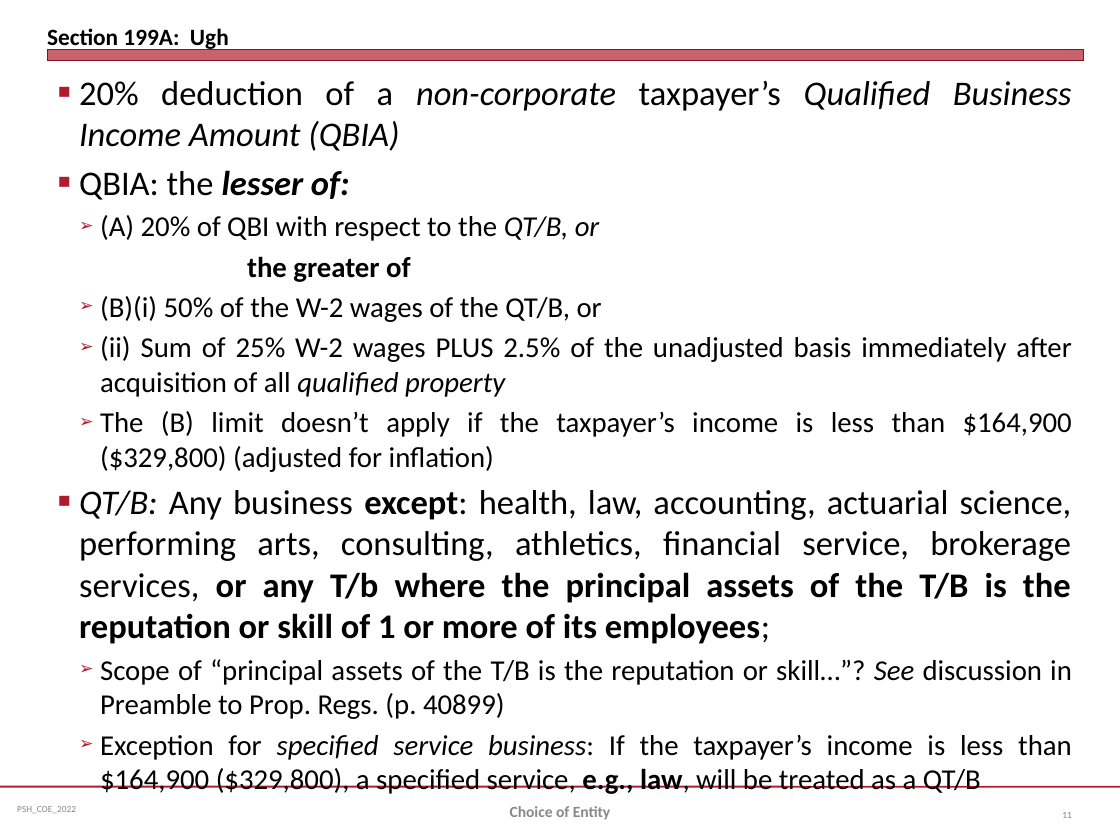
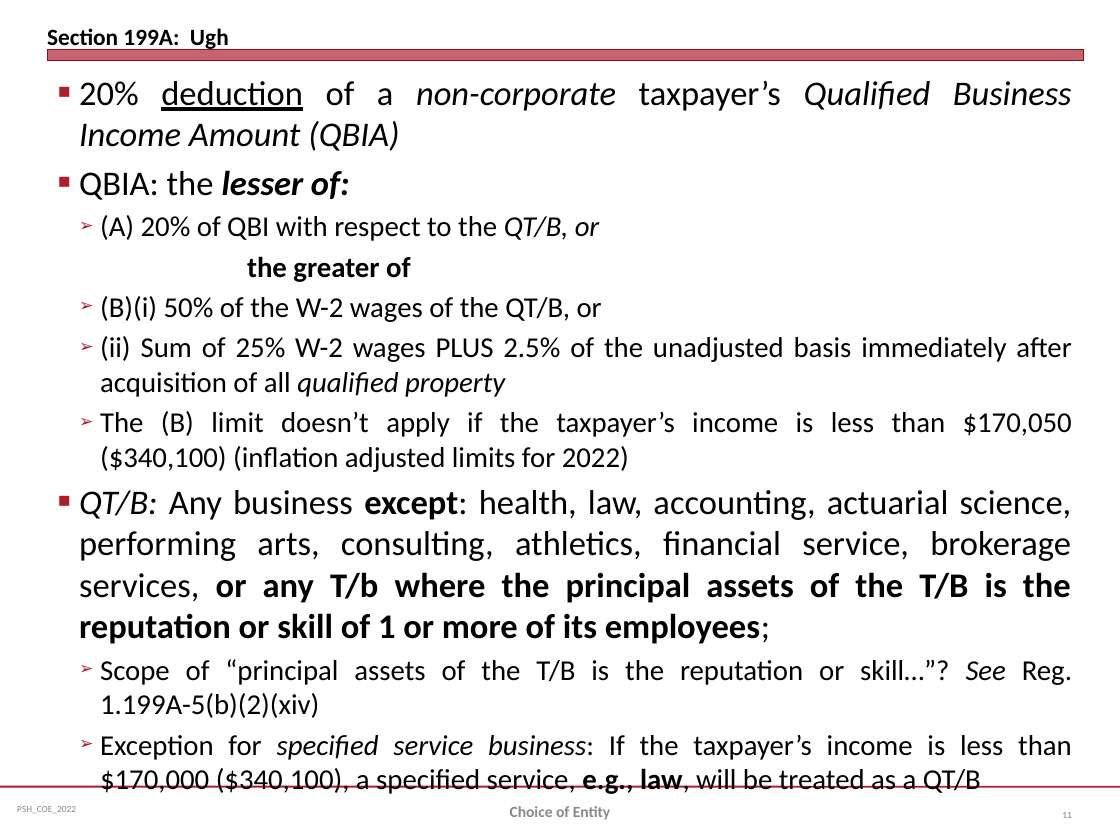
Before and after one commit to jmc877/Partnership-Tax, a slide deck: slide 11 of slides/PSH_COEntity_2022.pptx. Drawn at 1120x840 pixels with LibreOffice and Linux fonts; fonts in the diff are those of the drawing. Boxes give left, top, right and bottom in pixels: in the first picture for what was removed or moved away, otherwise in the second. Text is boxed around its words. In the diff, an @@ line names an element or a change of style, - is before the commit and + after.

```diff
--- a/slides/PSH_COEntity_2022.pptx
+++ b/slides/PSH_COEntity_2022.pptx
@@ text at box(79, 80, 1072, 151): underline on in "deduction" @@
@@ text at box(100, 411, 1072, 472): text changed @@
-  ➢ The (B) limit doesn’t apply if the taxpayer’s income is less than $164,900 ($329,800) (adjusted for inflation)
+  ➢ The (B) limit doesn’t apply if the taxpayer’s income is less than $170,050 ($340,100) (inflation adjusted limits for 2022)
@@ text at box(100, 659, 1072, 794): text changed @@
-  ➢ Scope of “principal assets of the T/B is the reputation or skill…”? See discussion in Preamble to Prop. Regs. (p. 40899)
-  ➢ Exception for specified service business: If the taxpayer’s income is less than $164,900 ($329,800), a specified service, e.g., law, will be treated as a QT/B
+  ➢ Scope of “principal assets of the T/B is the reputation or skill…”? See Reg. 1.199A-5(b)(2)(xiv)
+  ➢ Exception for specified service business: If the taxpayer’s income is less than $170,000 ($340,100), a specified service, e.g., law, will be treated as a QT/B
```
Also in this commit, not shown: 2 other slides changed, 2 other files.
